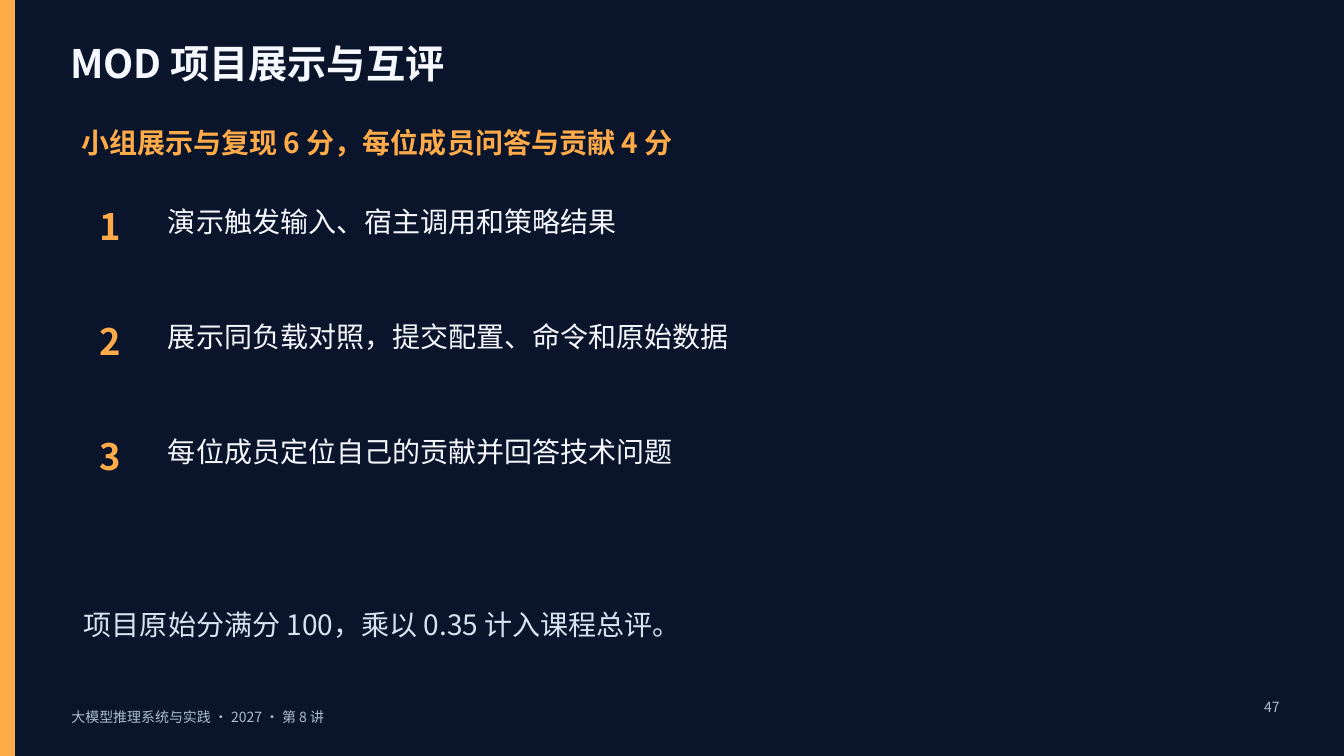
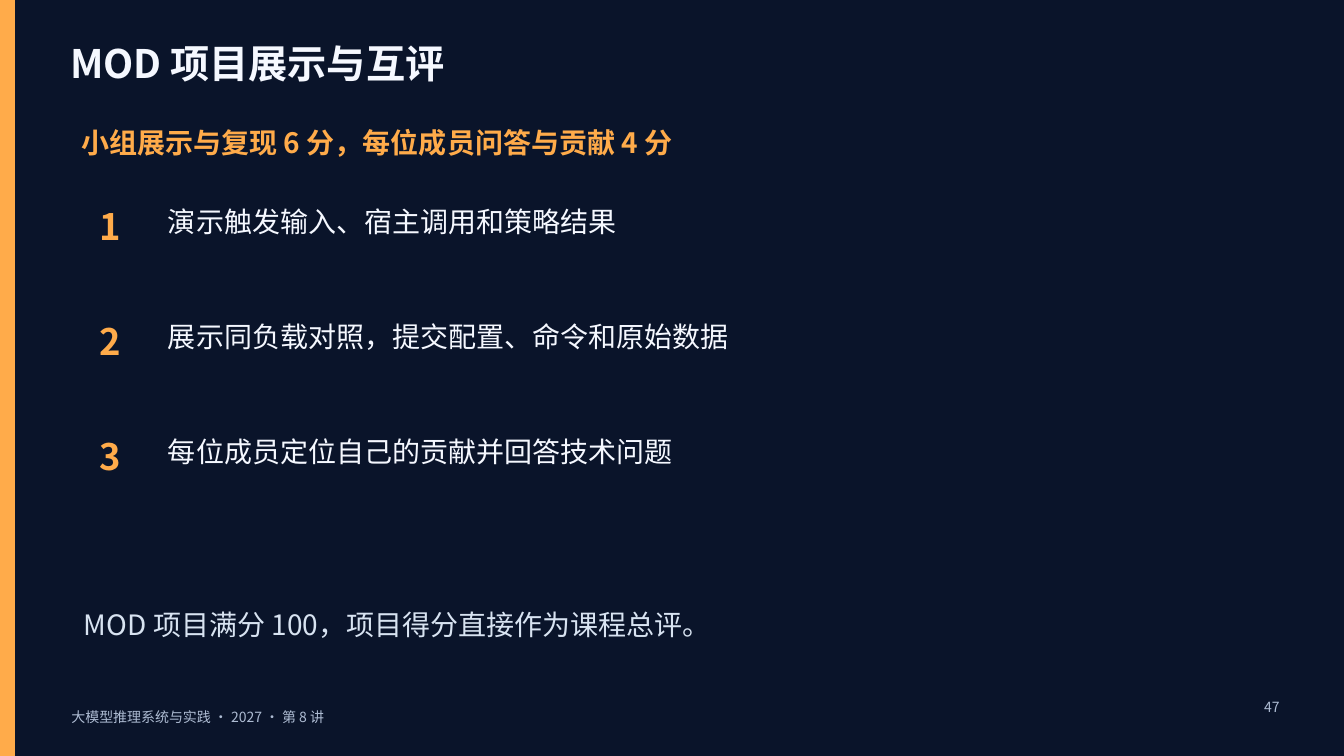
Before and after one commit to vLLM-HUST/intro-to-llm-inference-engines, a slide deck: slide 47 of build/slides/2027/lectures-8-pptx/第08讲_论文比较与实验验证.pptx. Drawn at 1344x756 pixels with LibreOffice and Linux fonts; fonts in the diff are those of the drawing. Boxes give left, top, right and bottom in pixels: in the first picture for what was removed or moved away, otherwise in the second. Text is boxed around its words. In the diff, an @@ line names an element or a change of style, - is before the commit and + after.

```diff
--- a/build/slides/2027/lectures-8-pptx/第08讲_论文比较与实验验证.pptx
+++ b/build/slides/2027/lectures-8-pptx/第08讲_论文比较与实验验证.pptx
@@ text at (x1=84, y1=611, x2=711, y2=638): text changed @@
-项目原始分满分 100，乘以 0.35 计入课程总评。
+MOD 项目满分 100，项目得分直接作为课程总评。
```
Also in this commit, not shown: 11 other files.
